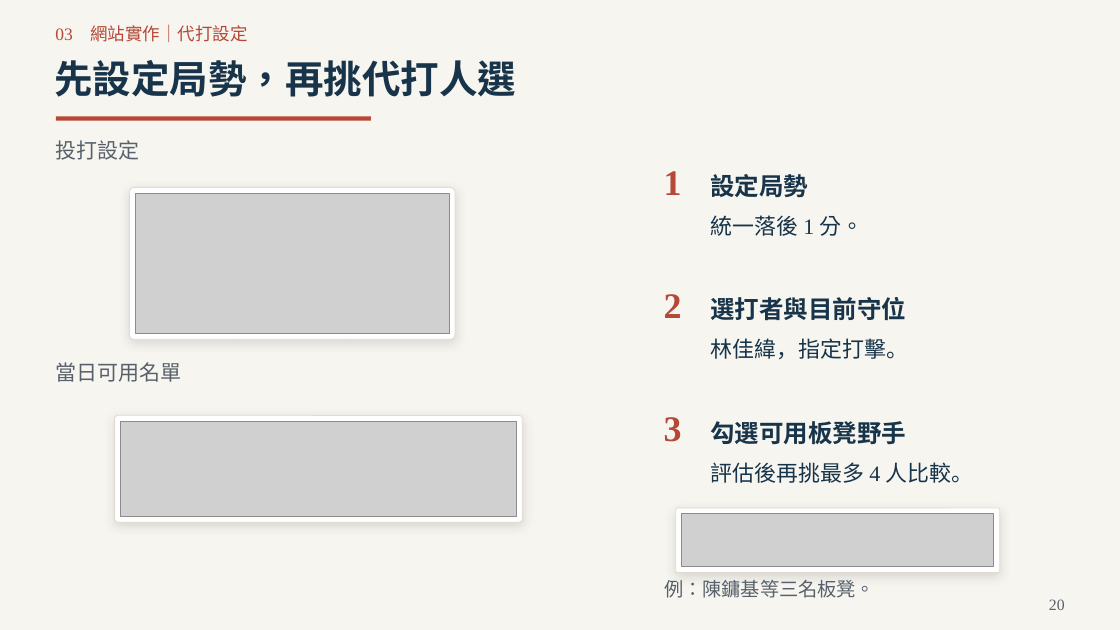
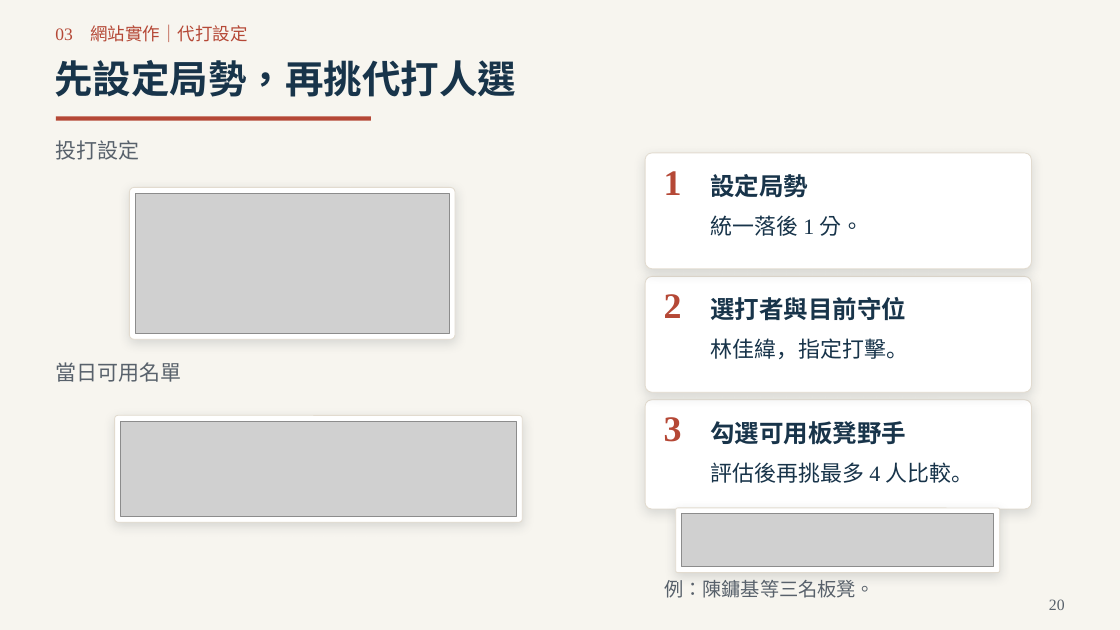
Before and after one commit to Da-Xiong-Chen/baseball_project, a slide deck: slide 20 of presentations/competition-2026/sync-20261115/一球兩面_臨場用人決策_2026球季版_38頁.pptx. Drawn at 1120x630 pixels with LibreOffice and Linux fonts; fonts in the diff are those of the drawing; grey boxes stand for pictures. Boxes give left, top, right and bottom in pixels: in the first picture for what was removed or moved away, otherwise in the second. Text is boxed around its words. In the diff, an @@ line names an element or a change of style, - is before the commit and + after.

```diff
--- a/presentations/competition-2026/sync-20261115/一球兩面_臨場用人決策_2026球季版_38頁.pptx
+++ b/presentations/competition-2026/sync-20261115/一球兩面_臨場用人決策_2026球季版_38頁.pptx
@@ rounded rectangle added at [645, 153, 1032, 269], fill #FFFFFF, outline #E2DBCF 0.75 pt @@
@@ rounded rectangle added at [645, 276, 1032, 392], fill #FFFFFF, outline #E2DBCF 0.75 pt @@
@@ rounded rectangle added at [645, 400, 1032, 509], fill #FFFFFF, outline #E2DBCF 0.75 pt @@
```
Also in this commit, not shown: 11 other slides changed, 2 other files.
